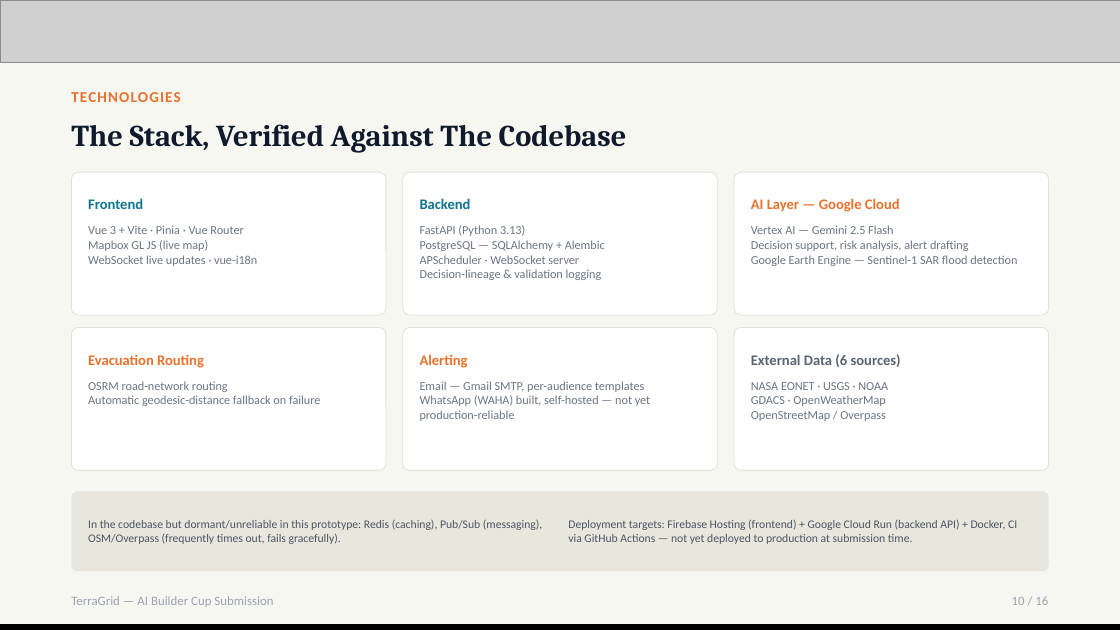
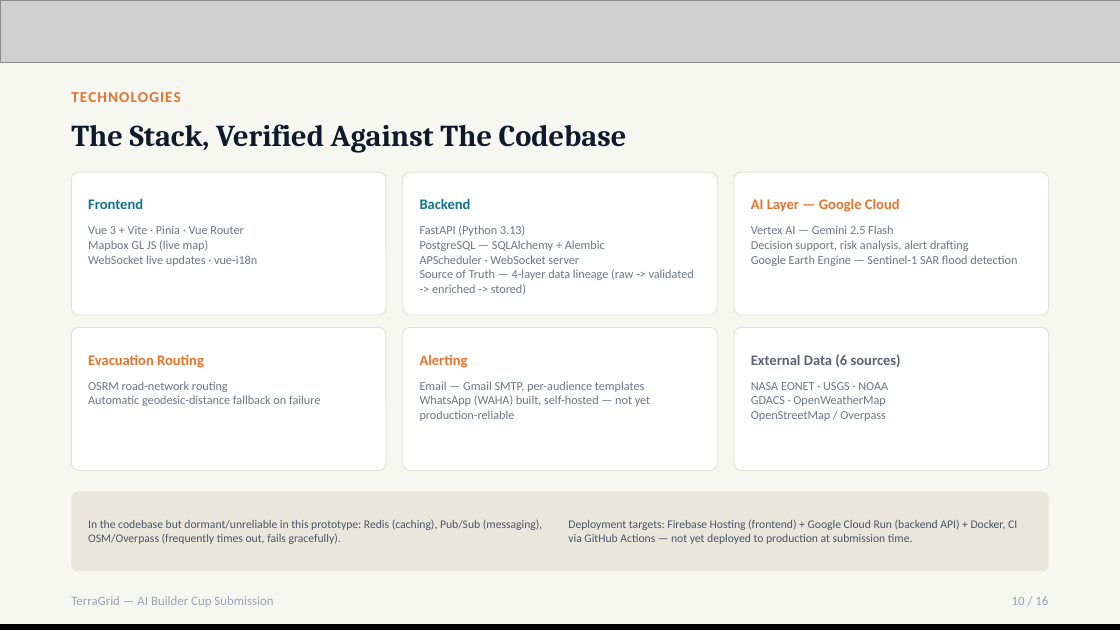
Before and after one commit to sandeshshinde284-bit/terragrid-platform, a slide deck: slide 10 of docs/PPT/TerraGrid_AI_Builder_Cup_Submission_copilot_terragrid.pptx. Drawn at 1120x630 pixels with LibreOffice and Linux fonts; fonts in the diff are those of the drawing; grey boxes stand for pictures. Boxes give left, top, right and bottom in pixels: in the first picture for what was removed or moved away, otherwise in the second. Text is boxed around its words. In the diff, an @@ line names an element or a change of style, - is before the commit and + after.

```diff
--- a/docs/PPT/TerraGrid_AI_Builder_Cup_Submission_copilot_terragrid.pptx
+++ b/docs/PPT/TerraGrid_AI_Builder_Cup_Submission_copilot_terragrid.pptx
@@ text at <box>420,269,694,295</box>: text changed @@
-Decision-lineage & validation logging
+Source of Truth — 4-layer data lineage (raw -> validated -> enriched -> stored)
```
Also in this commit, not shown: 2 other slides changed.
